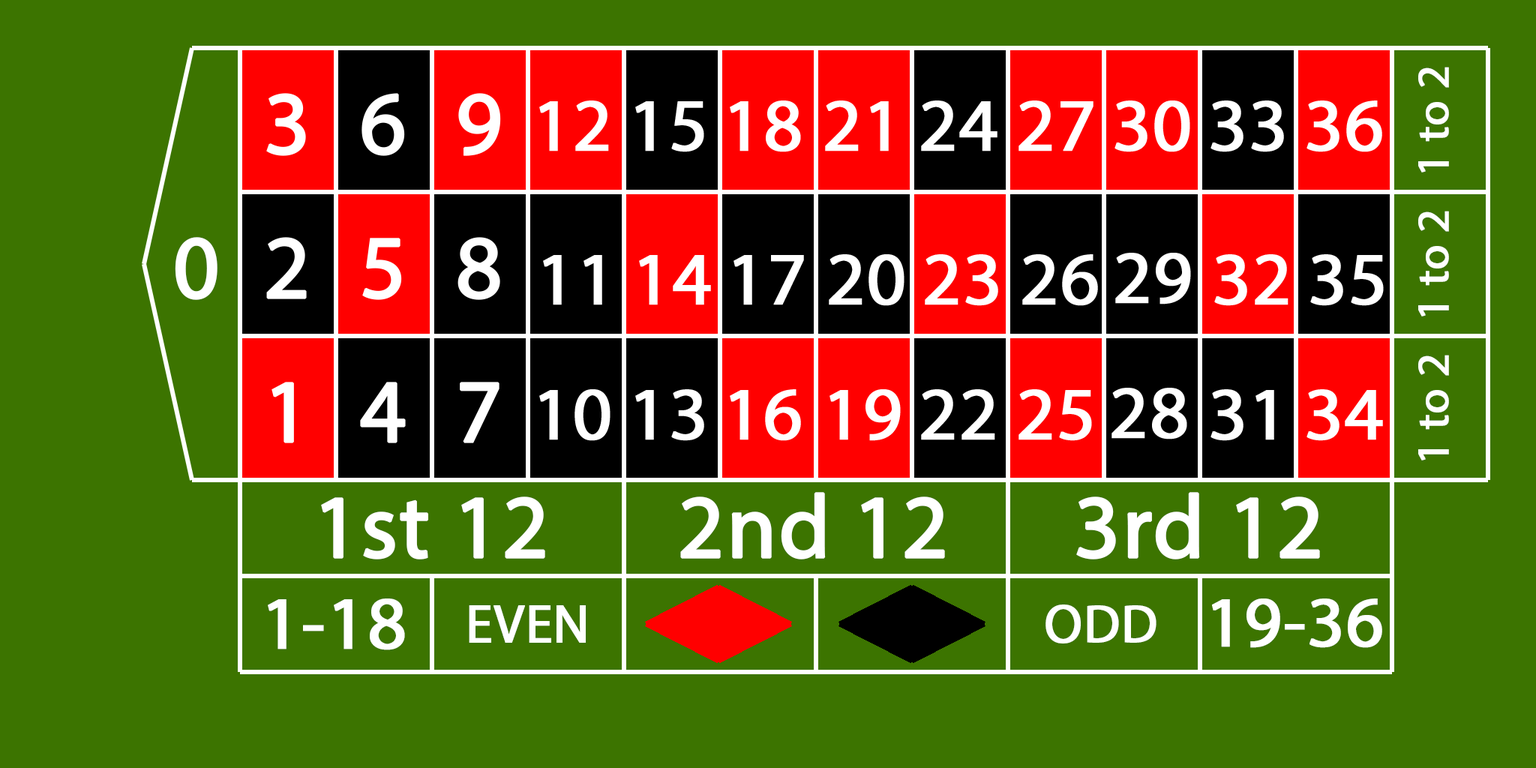
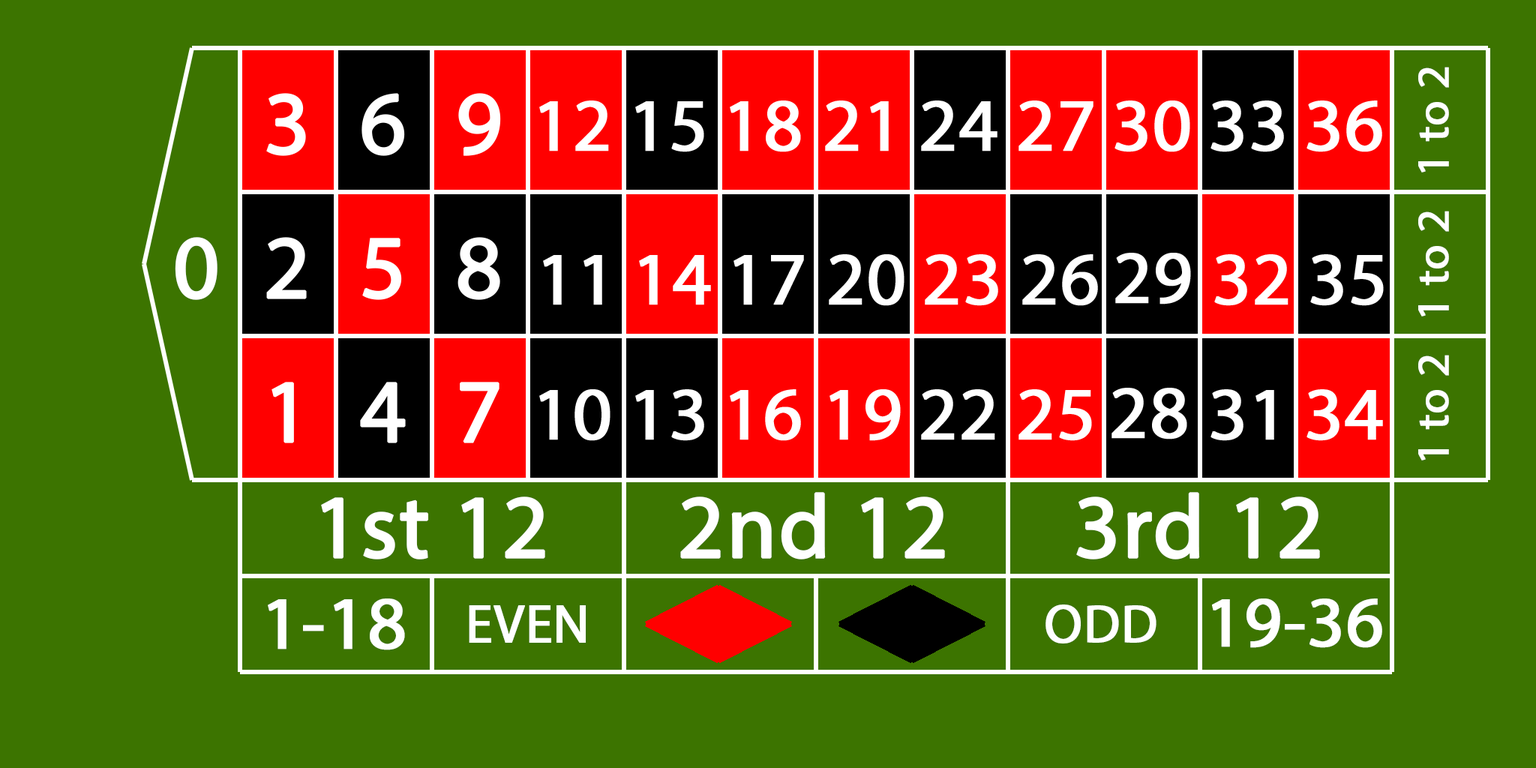
Layer changes from the first w=1536, h=768 image to the second:
painted on "lines - europan" over [433, 337, 527, 479]
